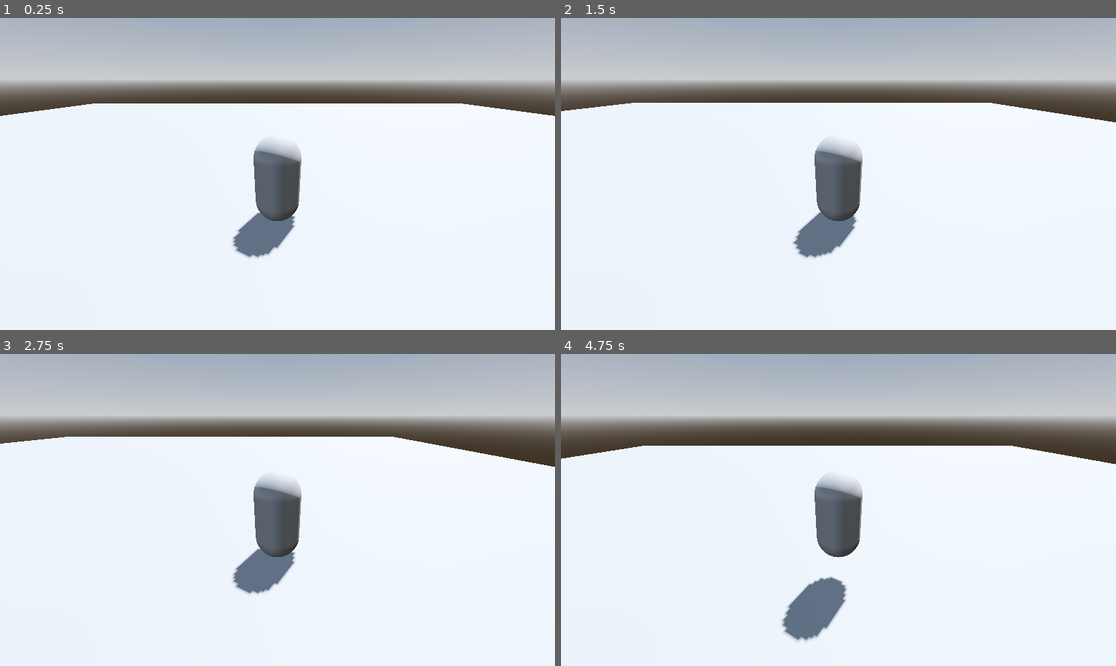
Above: before the commit, frames 1-4 (two rows, left to right).
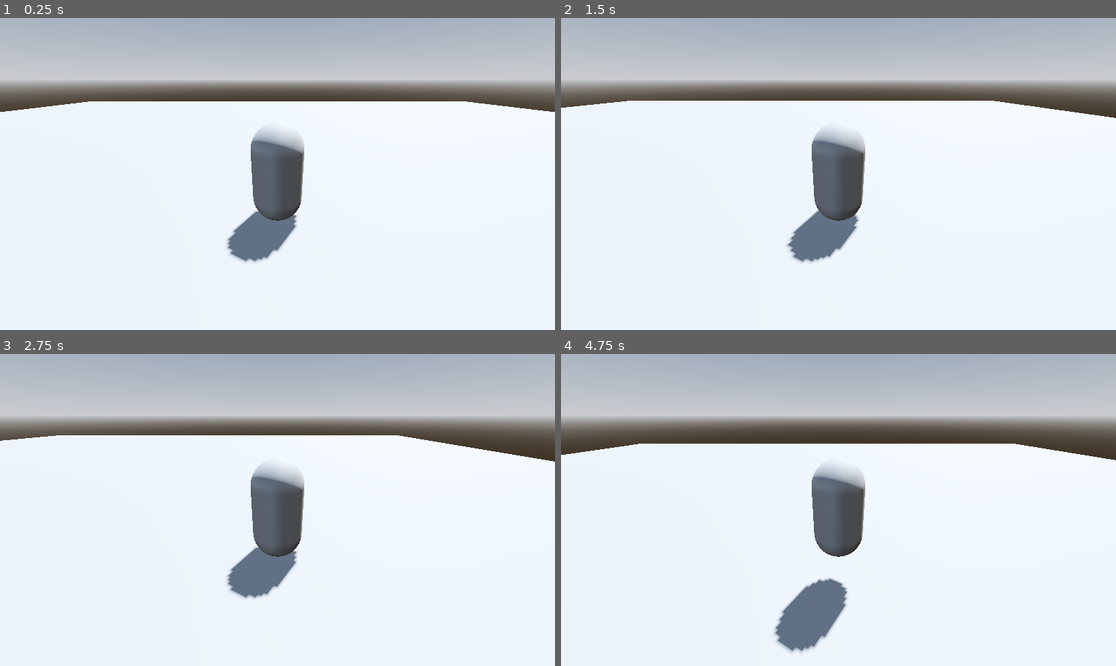
Above: after the commit, the same moments.

Repository: ricky-yosh/action-combat-rpg
Game: Godot game, scene res://Levels/level.tscn
Two runs of this game, one before a commit and one after it. Both use one fixed random seed, a clock stepped at 60 frames per second and the inputs below.
Inputs:
- Up to frame 1 (0.25 s): no input
- Up to frame 2 (1.5 s): tap Enter (ui_accept) at 0.5, 0.77 s; hold D (move_right) 0.53-1.28 s; hold S (move_back) from 1.28 s (still down)
- Up to frame 3 (2.75 s): tap Enter (ui_accept) at 1.52 s; release S (move_back) at 2.03 s; hold D (move_right) from 2.03 s (still down)
- Up to frame 4 (4.75 s): release D (move_right) at 2.78 s; hold W (move_forward) 2.78-3.53 s; tap Enter (ui_accept) at 3.02, 3.77, 4.52 s; hold A (move_left) from 3.53 s (still down); tap Escape (ui_cancel) at 4.15 s

The runs differ from the first frame. In frame 1, 2.1% of the frame differs, in the area x 0-100%, y 26-79%; in frame 2, 2.1%; in frame 3, 2.0%; in frame 4, 2.4%, in the area x 0-100%, y 28-96%.

Commit message:
Add SpringArm3D node

Diff:
--- a/action-combat-rpg/Levels/level.tscn
+++ b/action-combat-rpg/Levels/level.tscn
@@ -25,9 +25,9 @@
 shadow_enabled = true
 
 [node name="CSGBox3D" type="CSGBox3D" parent="."]
-transform = Transform3D(1, 0, 0, 0, 1, 0, 0, 0, 1, 0.0052189827, -1.1920929e-07, -0.00374341)
+transform = Transform3D(1, 0, 0, 0, 1, 0, 0, 0, 1, 0, -0.5, 0)
 use_collision = true
-size = Vector3(50, 0, 50)
+size = Vector3(50, 1, 50)
 
 [node name="Player" parent="." instance=ExtResource("1_80vhd")]
 transform = Transform3D(1, 0, 0, 0, 1, 0, 0, 0, 1, 0, 1, 0)
--- a/action-combat-rpg/player/player.gd
+++ b/action-combat-rpg/player/player.gd
@@ -4,6 +4,8 @@
 const SPEED = 5.0
 const JUMP_VELOCITY = 4.5
 
+func _ready() -> void:
+	Input.mouse_mode = Input.MOUSE_MODE_CAPTURED
 
 func _physics_process(delta: float) -> void:
 	# Add the gravity.
@@ -26,3 +28,7 @@
 		velocity.z = move_toward(velocity.z, 0, SPEED)
 
 	move_and_slide()
+
+func _unhandled_input(event: InputEvent) -> void:
+	if event.is_action("ui_cancel"):
+		Input.mouse_mode = Input.MOUSE_MODE_VISIBLE
--- a/action-combat-rpg/player/player.tscn
+++ b/action-combat-rpg/player/player.tscn
@@ -15,5 +15,9 @@
 [node name="MeshInstance3D" type="MeshInstance3D" parent="."]
 mesh = SubResource("CapsuleMesh_oul6g")
 
-[node name="Camera3D" type="Camera3D" parent="."]
-transform = Transform3D(1, 0, 0, 0, 0.90630776, 0.42261827, 0, -0.42261827, 0.90630776, 0, 2, 4)
+[node name="SpringArm3D" type="SpringArm3D" parent="."]
+transform = Transform3D(1, 0, 0, 0, 0.90630776, 0.42261827, 0, -0.42261827, 0.90630776, 0, 0, 0)
+spring_length = 4.0
+
+[node name="Camera3D" type="Camera3D" parent="SpringArm3D"]
+transform = Transform3D(1, 0, 0, 0, 1.0000001, 0, 0, 0, 1.0000001, 0, 0, 0)
